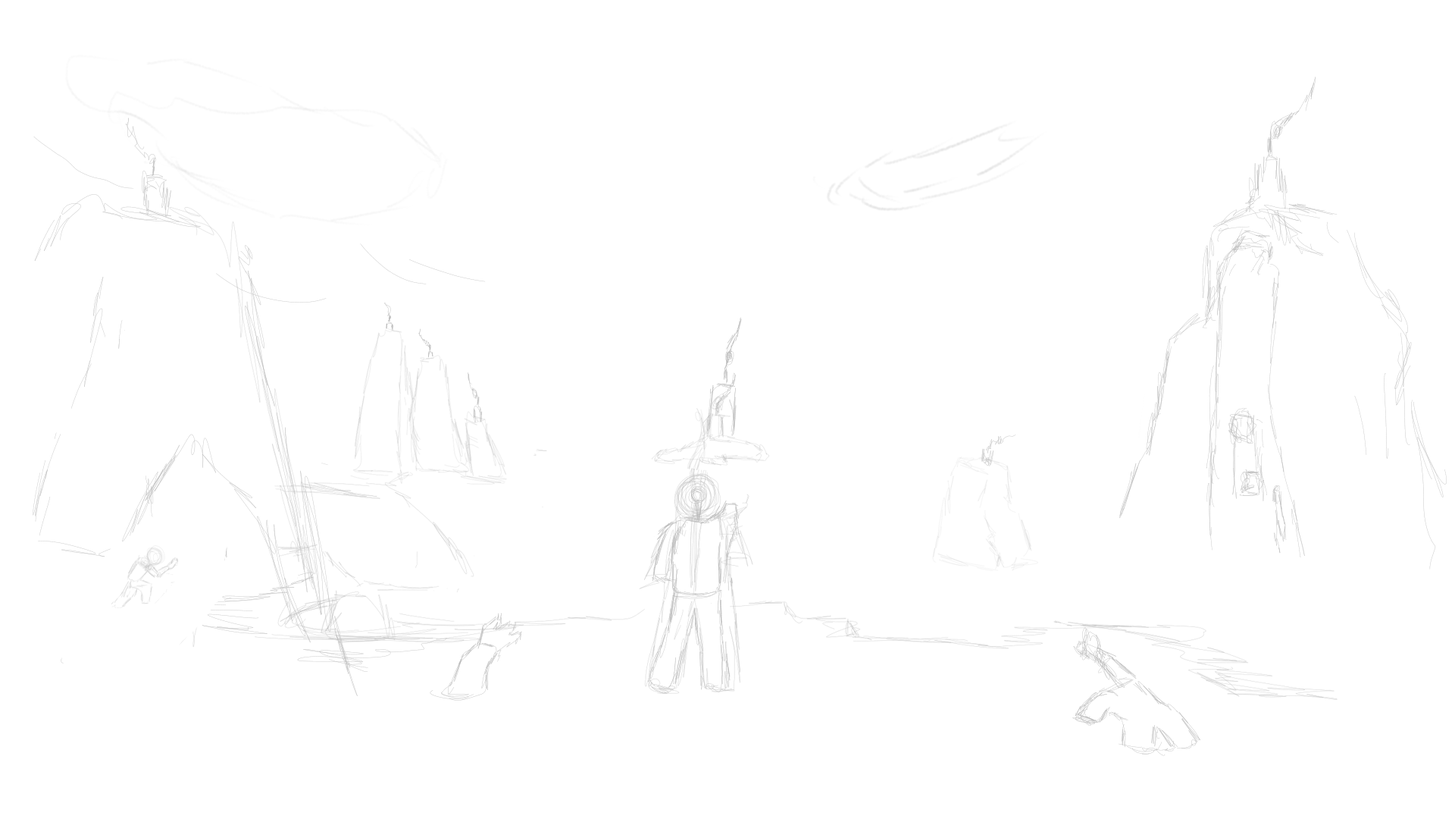
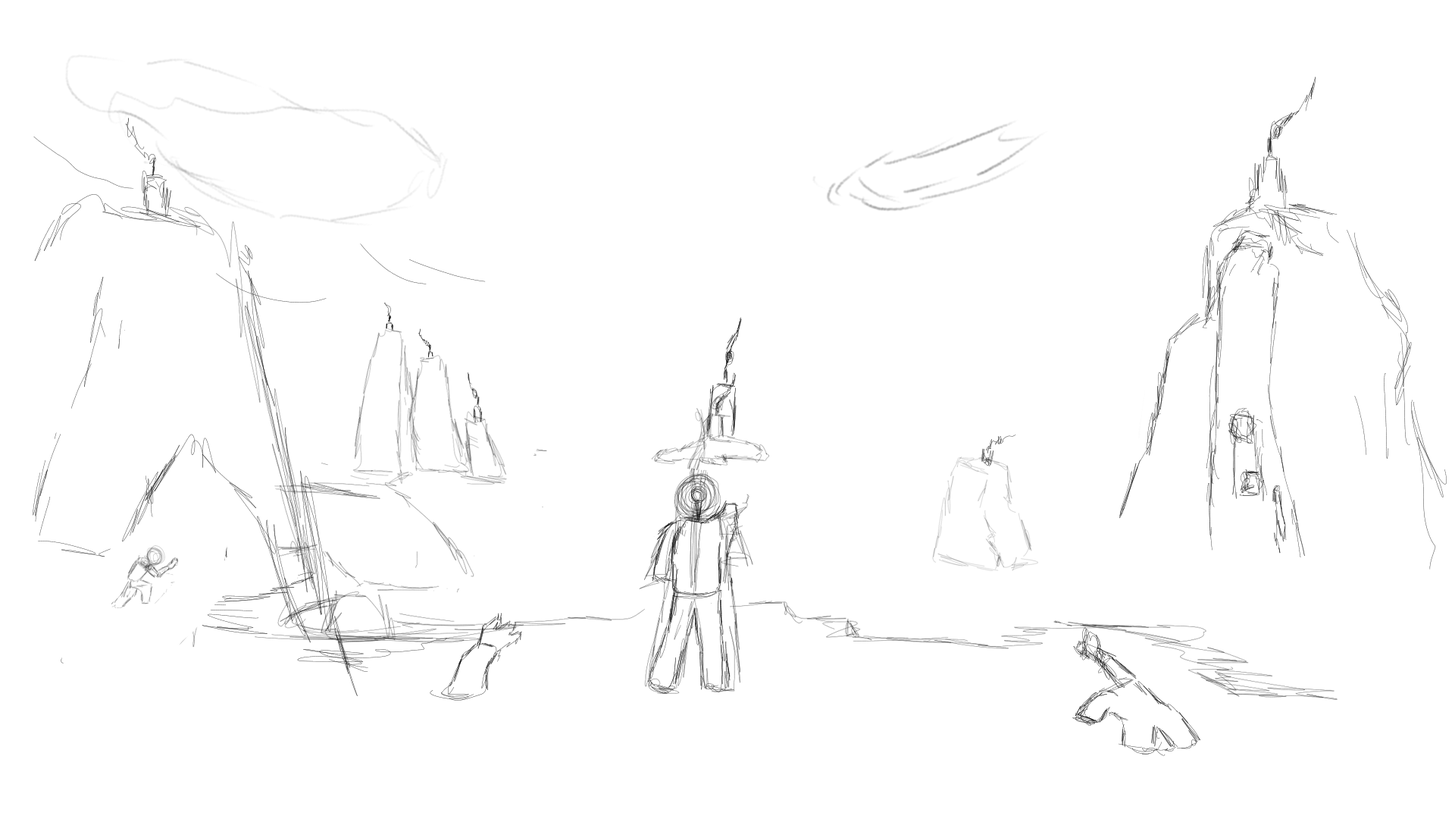
Layers edited between the first and the second 1455px x 819px image:
"Calque de dessin 1": opacity 29% → 100% over [32, 54, 1447, 756]
